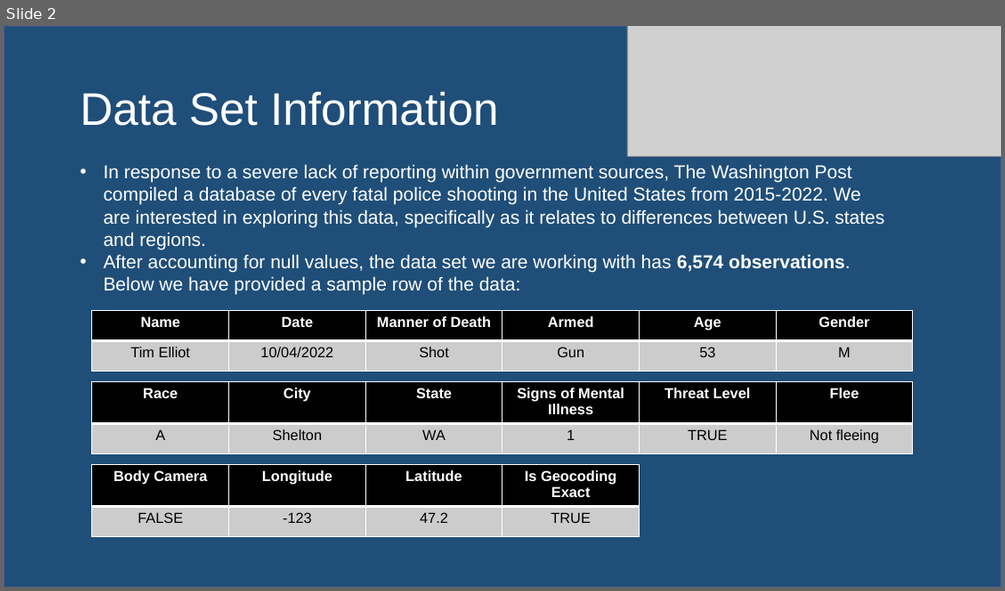
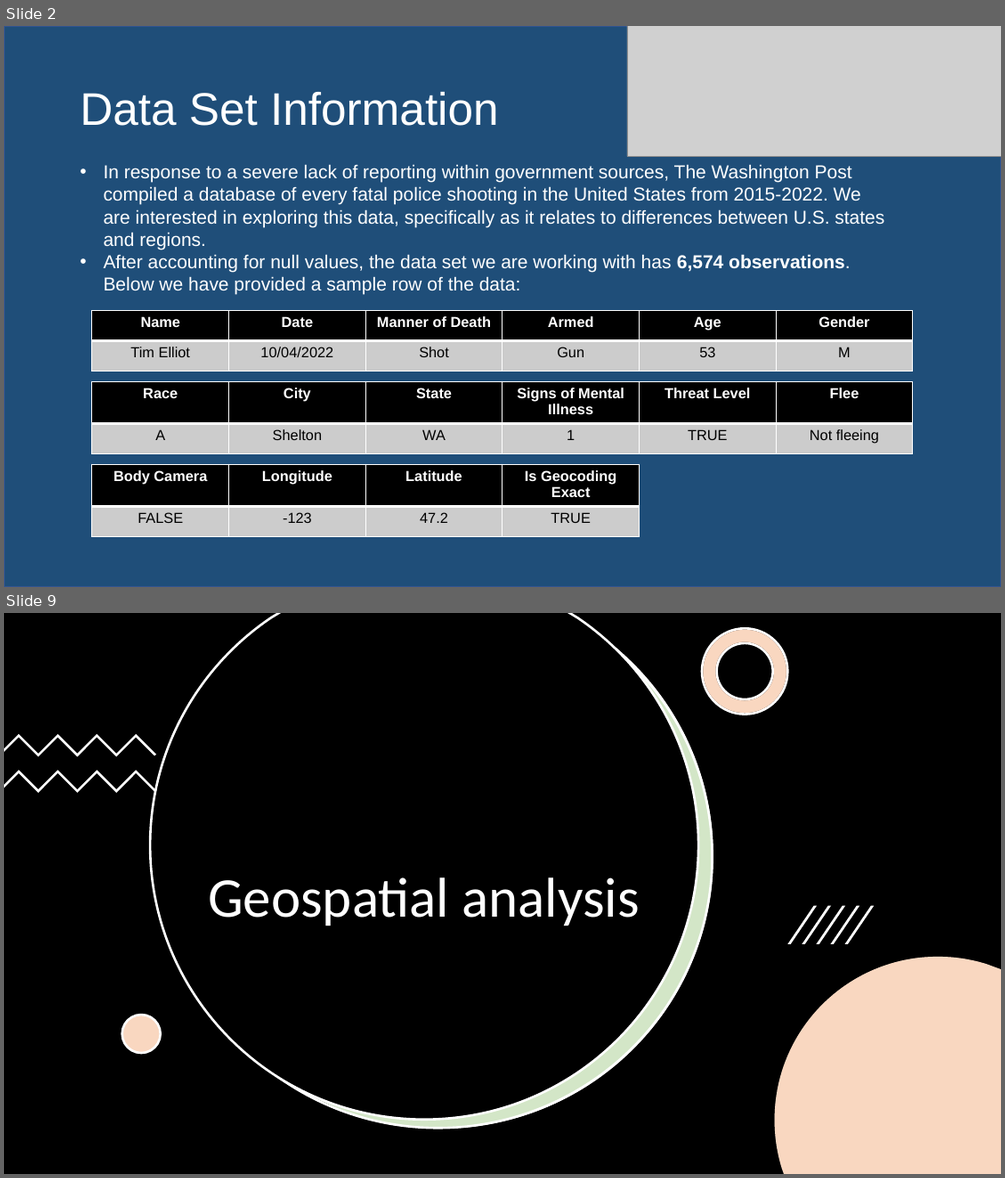
Before and after one commit to awinkhater/Dats6101_Team3, a slide deck: PPT for Intro to Data Science.pptx. Shown one above the other, each under a label of ours: slide 2 before the commit, slides 2 and 9 after it; the slides between them are not shown. The pictures are 1005x591 and 1005x1178 pixels, drawn with LibreOffice and Linux fonts; fonts in the diff are those of the drawing; grey boxes stand for pictures. Boxes give left, top, right and bottom in pixels: in the first picture for what was removed or moved away, otherwise in the second. Text is boxed around its words. In the diff, an @@ line names an element or a change of style, - is before the commit and + after.

```diff
--- a/PPT for Intro to Data Science.pptx
+++ b/PPT for Intro to Data Science.pptx
@@ slide 9 added at box(4, 613, 1001, 1174), background #FFFFFF @@
@@ rectangle added at box(4, 613, 1001, 1174), fill #000000 @@
@@ freeform shape added at box(150, 613, 698, 1119), fill #000000, outline #FFFFFF 2.25 pt @@
@@ freeform shape added at box(164, 613, 712, 1127), fill #70AD47 at 30% opacity, outline #FFFFFF 2.25 pt @@
@@ freeform shape added at box(170, 613, 713, 1128), fill #FFFFFF @@
@@ freeform shape added at box(702, 629, 788, 714), fill #FFFFFF, outline #000000 2.25 pt @@
@@ freeform shape added at box(702, 629, 788, 714), fill #ED7D31 at 30% opacity, outline #FFFFFF 2.25 pt @@
@@ freeform shape added at box(4, 734, 156, 756), fill #FFFFFF @@
@@ freeform shape added at box(4, 770, 156, 793), fill #FFFFFF @@
@@ title added at box(208, 877, 640, 925), 54 pt, text #FFFFFF @@
+Geospatial analysis
@@ group added at box(788, 906, 874, 943): 5 freeform shapes @@
@@ freeform shape added at box(774, 957, 1001, 1174), fill #FFFFFF @@
@@ freeform shape added at box(774, 957, 1001, 1174), fill #ED7D31 at 30% opacity @@
@@ ellipse added at box(122, 1014, 161, 1053), fill #FFFFFF @@
@@ ellipse added at box(122, 1014, 161, 1053), fill #ED7D31 at 30% opacity, outline #FFFFFF 2.25 pt @@
```
Also in this commit, not shown: 20 other slides added, 1 slide removed.
